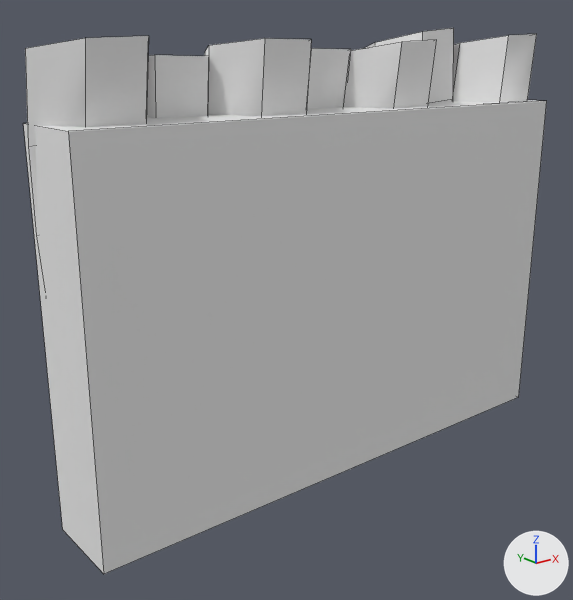
What one commit did to the OBJ model Assets/Models/Wall.obj.
Before and after are seen from a camera (50 mm lens) standing at (-0.514, -0.594, 0.129) and looking at (-0.029, 0.014, -0.114). The lights are fixed; the arrows at lower right show +X, +Y and +Z. Mesh edges are drawn as thin lines. Where no turn or scale is listed for an object, it has been applied to the vertices.

The first picture shows 'group1039071374', 'group1503934702', 'group164314794', 'group1693294625', 'group332437561', 'group546511690', 'group690757844', 'group792298484'.
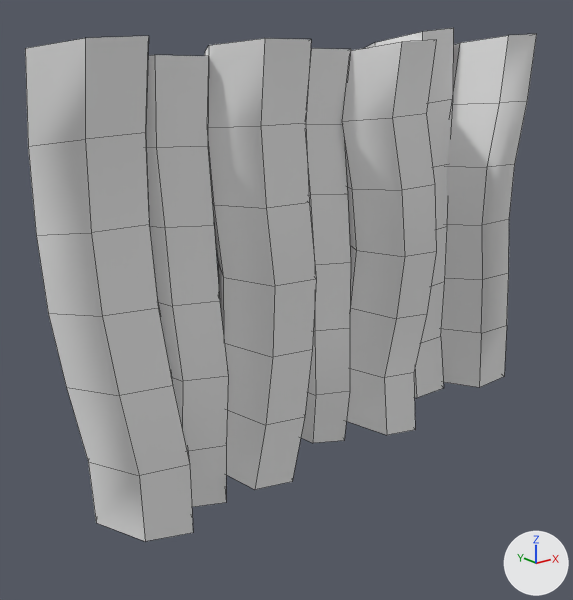
The newer file is also turned or shifted as a whole; pictures and numbers use the older file's frame.

Where the change shows, as pixel boxes [x1, y1, x2, y2] in the pictures (573 x 600 px):
```json
{"object": "group792298484", "change": "deleted", "before": [23, 100, 547, 574]}
{"object": "group690757844", "change": "unchanged, uncovered by the edit", "before": [25, 36, 149, 250], "after": [25, 36, 193, 541]}
{"object": "group164314794", "change": "unchanged, uncovered by the edit", "before": [205, 38, 311, 116], "after": [205, 38, 316, 489]}
{"object": "group1039071374", "change": "unchanged, uncovered by the edit", "before": [343, 40, 436, 108], "after": [341, 40, 436, 435]}
{"object": "group1503934702", "change": "unchanged, uncovered by the edit", "before": [146, 55, 209, 118], "after": [146, 55, 228, 507]}
```

The change, as JSON lines over the scene's bpy script:
```json
{"op": "remove", "block": "ob_group792298484", "code": ["ob_group792298484 = bpy.data.objects.new('group792298484', me_group792298484)", "ob_group792298484.location = (0.0, 0.0, 0.0)"]}
```
